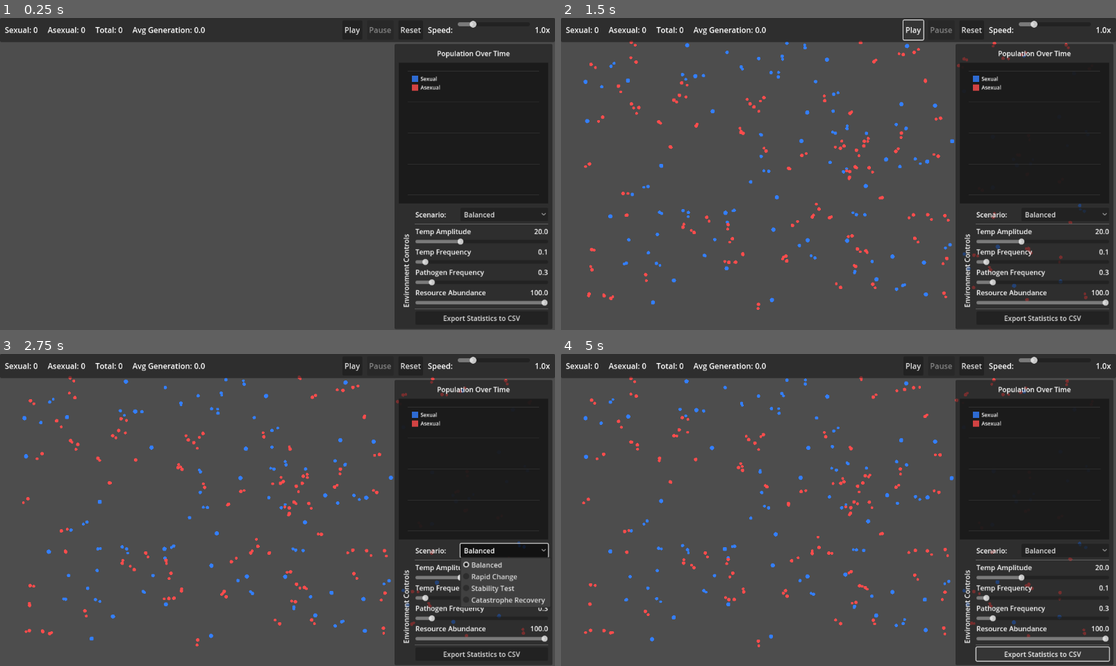
Above: before the commit, frames 1-4 (two rows, left to right).
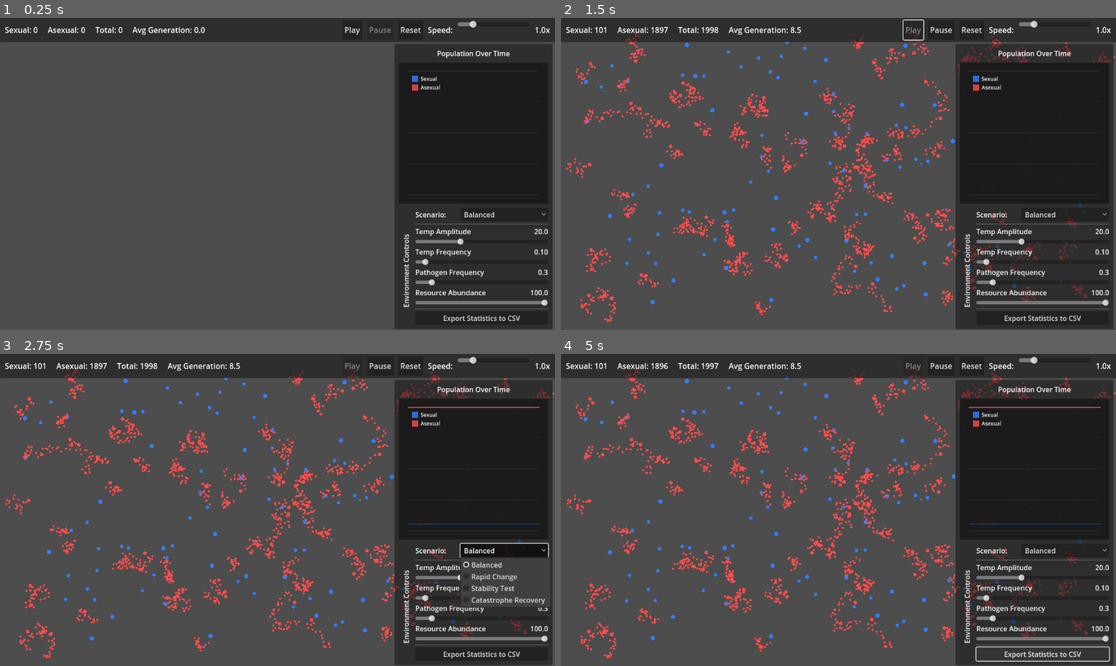
Above: after the commit, the same moments.

Repository: SFMiner/Sexual-Asexual-simulator
Game: Godot game, scene res://scenes/core/main.tscn
Two runs of this game, one before a commit and one after it. Both use one fixed random seed, a clock stepped at 60 frames per second and the inputs below.
Inputs (mouse positions are in pixels of both pictures, inside the frame that each line leads up to):
- Up to frame 1 (0.25 s): no input
- Up to frame 2 (1.5 s): click "Play" at 0.5 s; click (910, 30) at 1.25 s, where only the run before the commit has a clickable "Play"
- Up to frame 3 (2.75 s): click "Balanced" at 2 s
- Up to frame 4 (5 s): click "Export Statistics to CSV" at 2.75 s; click "Balanced" at 3.5 s; click "Export Statistics to CSV" at 4.25 s

The runs differ from the first frame. In frame 1, less than 0.1% of the frame differs, in the area x 96-99%, y 73-76%; in frame 2, 4.9%; in frame 3, 5.2%; in frame 4, 5.7%, in the area x 1-100%, y 2-98%.

Commit message:
added oprgganism view, but it's not working

Diff:
--- a/scenes/core/main.tscn
+++ b/scenes/core/main.tscn
@@ -1,68 +1,11 @@
 [gd_scene load_steps=7 format=3 uid="uid://c5p6vc5p30yl0"]
 
 [ext_resource type="Script" uid="uid://c5ofuugn61yct" path="res://scripts/managers/population_manager.gd" id="1"]
+[ext_resource type="Script" uid="uid://cfa67wekg5ajt" path="res://scripts/core/main.gd" id="1_jvmw0"]
 [ext_resource type="Script" uid="uid://3ql35me6ur6t" path="res://scripts/managers/environment_manager.gd" id="2"]
 [ext_resource type="Script" uid="uid://6nb2rg2tm6jq" path="res://scripts/managers/statistics_collector.gd" id="3"]
 [ext_resource type="Script" uid="uid://ccponkyvrm4pp" path="res://scripts/managers/visual_manager.gd" id="4"]
 [ext_resource type="PackedScene" uid="uid://7u7l6evisnec" path="res://scenes/ui/hud.tscn" id="5"]
-
-[sub_resource type="GDScript" id="main_controller"]
-script/source = "extends Control
-
-# Main scene controller - handles initialization and viewport sizing
-
-@onready var sub_viewport = $SimulationView/SubViewport
-@onready var sim_manager = get_node(\"/root/SimulationManager\")
-
-func _ready():
-	# Initialize managers
-	sim_manager.population_manager = $Managers/PopulationManager
-	sim_manager.environment_manager = $Managers/EnvironmentManager
-	sim_manager.statistics_collector = $Managers/StatisticsCollector
-	sim_manager.visual_manager = $SimulationView/SubViewport/SimulationSpace/VisualManager
-
-	# Setup HUD
-	var hud = $HUD
-	hud.sim_manager = sim_manager
-
-	# Defer viewport sizing until after layout is ready
-	call_deferred(\"_initialize_viewport\")
-
-func _initialize_viewport():
-	# Set initial viewport size to match window
-	_update_viewport_size()
-
-	# Connect to window resize
-	get_viewport().size_changed.connect(_on_window_resized)
-
-	# Start simulation
-	sim_manager.reset_simulation()
-
-func _on_window_resized():
-	_update_viewport_size()
-
-	# Update population manager bounds
-	if sim_manager and sim_manager.population_manager:
-		sim_manager.population_manager.world_bounds = Rect2(Vector2.ZERO, sub_viewport.size)
-
-func _update_viewport_size():
-	if sub_viewport:
-		# Get the actual window size
-		var window_size = get_viewport().get_visible_rect().size
-		sub_viewport.size = Vector2i(int(window_size.x), int(window_size.y))
-
-		print(\"SubViewport resized to: \", sub_viewport.size)
-
-func _process(_delta):
-	# Continuously sync viewport size (fallback in case resize signal doesn't fire)
-	if sub_viewport:
-		var window_size = get_viewport().get_visible_rect().size
-		var target_size = Vector2i(int(window_size.x), int(window_size.y))
-		if sub_viewport.size != target_size:
-			sub_viewport.size = target_size
-			if sim_manager and sim_manager.population_manager:
-				sim_manager.population_manager.world_bounds = Rect2(Vector2.ZERO, window_size)
-"
 
 [node name="Main" type="Control"]
 layout_mode = 3
@@ -71,7 +14,7 @@
 anchor_bottom = 1.0
 grow_horizontal = 2
 grow_vertical = 2
-script = SubResource("main_controller")
+script = ExtResource("1_jvmw0")
 
 [node name="Background" type="ColorRect" parent="."]
 layout_mode = 1
--- a/scenes/ui/hud.tscn
+++ b/scenes/ui/hud.tscn
@@ -1,8 +1,9 @@
-[gd_scene load_steps=4 format=3 uid="uid://7u7l6evisnec"]
+[gd_scene load_steps=5 format=3 uid="uid://7u7l6evisnec"]
 
 [ext_resource type="Script" uid="uid://vooqryllo1p4" path="res://scripts/ui/hud_controller.gd" id="1"]
 [ext_resource type="Script" uid="uid://dalg30jfifpht" path="res://scripts/ui/graph_renderer.gd" id="2"]
 [ext_resource type="Script" uid="uid://dqf2n0tynjh4n" path="res://scripts/ui/control_panel.gd" id="3"]
+[ext_resource type="Script" uid="uid://djtdbkx847c4t" path="res://scripts/utils/organism_inspector.gd" id="4_8qguk"]
 
 [node name="HUD" type="CanvasLayer"]
 script = ExtResource("1")
@@ -242,6 +243,60 @@
 layout_mode = 2
 text = "Export Statistics to CSV"
 
+[node name="OrganismInspector" type="ScrollContainer" parent="RightPanel/MarginContainer/VBoxContainer"]
+visible = false
+custom_minimum_size = Vector2(0, 300)
+layout_mode = 2
+size_flags_vertical = 3
+
+[node name="InspectorContent" type="VBoxContainer" parent="RightPanel/MarginContainer/VBoxContainer/OrganismInspector"]
+layout_mode = 2
+size_flags_horizontal = 3
+theme_override_constants/separation = 10
+script = ExtResource("4_8qguk")
+
+[node name="TitleLabel" type="Label" parent="RightPanel/MarginContainer/VBoxContainer/OrganismInspector/InspectorContent"]
+layout_mode = 2
+theme_override_font_sizes/font_size = 16
+text = "No Organism Selected"
+horizontal_alignment = 1
+
+[node name="TypeLabel" type="Label" parent="RightPanel/MarginContainer/VBoxContainer/OrganismInspector/InspectorContent"]
+layout_mode = 2
+text = "Click an organism to inspect"
+horizontal_alignment = 1
+
+[node name="HSeparator" type="HSeparator" parent="RightPanel/MarginContainer/VBoxContainer/OrganismInspector/InspectorContent"]
+layout_mode = 2
+
+[node name="StatsLabel" type="Label" parent="RightPanel/MarginContainer/VBoxContainer/OrganismInspector/InspectorContent"]
+layout_mode = 2
+text = "Statistics"
+horizontal_alignment = 1
+
+[node name="StatsContainer" type="VBoxContainer" parent="RightPanel/MarginContainer/VBoxContainer/OrganismInspector/InspectorContent"]
+layout_mode = 2
+theme_override_constants/separation = 5
+
+[node name="HSeparator2" type="HSeparator" parent="RightPanel/MarginContainer/VBoxContainer/OrganismInspector/InspectorContent"]
+layout_mode = 2
+
+[node name="TraitsLabel" type="Label" parent="RightPanel/MarginContainer/VBoxContainer/OrganismInspector/InspectorContent"]
+layout_mode = 2
+text = "Genetic Traits"
+horizontal_alignment = 1
+
+[node name="TraitsContainer" type="VBoxContainer" parent="RightPanel/MarginContainer/VBoxContainer/OrganismInspector/InspectorContent"]
+layout_mode = 2
+theme_override_constants/separation = 8
+
+[node name="HSeparator3" type="HSeparator" parent="RightPanel/MarginContainer/VBoxContainer/OrganismInspector/InspectorContent"]
+layout_mode = 2
+
+[node name="CloseButton" type="Button" parent="RightPanel/MarginContainer/VBoxContainer/OrganismInspector/InspectorContent"]
+layout_mode = 2
+text = "Close Inspector"
+
 [connection signal="pressed" from="TopPanel/MarginContainer/HBoxContainer/Controls/PlayButton" to="." method="_on_play_pressed"]
 [connection signal="pressed" from="TopPanel/MarginContainer/HBoxContainer/Controls/PauseButton" to="." method="_on_pause_pressed"]
 [connection signal="pressed" from="TopPanel/MarginContainer/HBoxContainer/Controls/ResetButton" to="." method="_on_reset_pressed"]
@@ -252,3 +307,4 @@
 [connection signal="value_changed" from="RightPanel/MarginContainer/VBoxContainer/HBoxContainer/ControlPanel/PathogenFreq/Slider" to="RightPanel/MarginContainer/VBoxContainer/HBoxContainer/ControlPanel" method="_on_pathogen_freq_changed"]
 [connection signal="value_changed" from="RightPanel/MarginContainer/VBoxContainer/HBoxContainer/ControlPanel/ResourceLevel/Slider" to="RightPanel/MarginContainer/VBoxContainer/HBoxContainer/ControlPanel" method="_on_resource_changed"]
 [connection signal="pressed" from="RightPanel/MarginContainer/VBoxContainer/HBoxContainer/ControlPanel/ExportButton" to="." method="_on_export_pressed"]
+[connection signal="pressed" from="RightPanel/MarginContainer/VBoxContainer/OrganismInspector/InspectorContent/CloseButton" to="." method="_on_inspector_closed"]
--- /dev/null
+++ b/scripts/core/main.gd
@@ -0,0 +1,57 @@
+extends Control
+
+# Main scene controller - handles initialization and viewport sizing
+
+@onready var sub_viewport = $SimulationView/SubViewport
+@onready var sim_manager = SimulationManager
+
+func _ready():
+	# Initialize managers
+	sim_manager.population_manager = $Managers/PopulationManager
+	sim_manager.environment_manager = $Managers/EnvironmentManager
+	sim_manager.statistics_collector = $Managers/StatisticsCollector
+	sim_manager.visual_manager = $SimulationView/SubViewport/SimulationSpace/VisualManager
+
+	# Setup HUD
+	var hud = $HUD
+	hud.sim_manager = sim_manager
+
+	# Defer viewport sizing until after layout is ready
+	sim_manager.visual_manager.organism_clicked.connect(hud.show_organism_details)
+
+	call_deferred("_initialize_viewport")
+
+func _initialize_viewport():
+	# Set initial viewport size to match window
+	_update_viewport_size()
+
+	# Connect to window resize
+	get_viewport().size_changed.connect(_on_window_resized)
+
+	# Start simulation
+	sim_manager.reset_simulation()
+
+func _on_window_resized():
+	_update_viewport_size()
+
+	# Update population manager bounds
+	if sim_manager and sim_manager.population_manager:
+		sim_manager.population_manager.world_bounds = Rect2(Vector2.ZERO, sub_viewport.size)
+
+func _update_viewport_size():
+	if sub_viewport:
+		# Get the actual window size
+		var window_size = get_viewport().get_visible_rect().size
+		sub_viewport.size = Vector2i(int(window_size.x), int(window_size.y))
+
+		print("SubViewport resized to: ", sub_viewport.size)
+
+func _process(_delta):
+	# Continuously sync viewport size (fallback in case resize signal doesn't fire)
+	if sub_viewport:
+		var window_size = get_viewport().get_visible_rect().size
+		var target_size = Vector2i(int(window_size.x), int(window_size.y))
+		if sub_viewport.size != target_size:
+			sub_viewport.size = target_size
+			if sim_manager and sim_manager.population_manager:
+				sim_manager.population_manager.world_bounds = Rect2(Vector2.ZERO, window_size)
--- a/scripts/managers/population_manager.gd
+++ b/scripts/managers/population_manager.gd
@@ -32,9 +32,15 @@
 
 	var spawn_area = world_bounds.size
 
+	# Get current environment to spawn adapted organisms
+	var sim_manager = get_node("/root/SimulationManager")
+	var current_env = sim_manager.environment_manager.get_conditions()
+
 	# Spawn sexual organisms
 	for i in sexual_count:
 		var org = OrganismData.new(true)
+		# Initialize with traits adapted to current environment
+		initialize_adapted_organism(org, current_env)
 		org.position = rand_position_organism()
 		org.energy = 100.0
 		org.is_alive = true
@@ -45,6 +51,8 @@
 	# Spawn asexual organisms
 	for i in asexual_count:
 		var org = OrganismData.new(false)
+		# Initialize with traits adapted to current environment
+		initialize_adapted_organism(org, current_env)
 		org.position = rand_position_organism()
 		org.energy = 100.0
 		org.is_alive = true
@@ -54,6 +62,20 @@
 
 	print("Spawned ", organisms.size(), " organisms")
 
+func initialize_adapted_organism(org: OrganismData, environment: Dictionary):
+	# Start with random traits
+	Genetics.initialize_random_traits(org)
+
+	# Bias temperature tolerance toward current temperature
+	var current_temp = environment.temperature
+	org.temperature_tolerance = randf_range(current_temp - 15.0, current_temp + 15.0)
+	org.temperature_tolerance = clamp(org.temperature_tolerance, 0.0, 100.0)
+
+	# Give decent starting values for other important traits
+	org.pathogen_resistance = randf_range(40.0, 70.0)
+	org.resource_efficiency = randf_range(40.0, 70.0)
+	org.mobility = randf_range(40.0, 70.0)
+
 func rand_position_organism():
 		var spawn_area = world_bounds.size
 		var rand_pos_x = randf_range(50, spawn_area.x - 50)
@@ -75,13 +97,20 @@
 		if not org.is_alive:
 			continue
 
+
 		# Age and energy
 		org.age += delta
-		org.energy -= delta * 2.0  # Base metabolism
+		org.energy -= delta * 1.0  # Reduced from 2.0 - less harsh metabolism
 
 		# Fitness check
 		var fitness = org.calculate_fitness(environment)
-		if fitness < 0.3 or org.energy <= 0:
+
+		# Energy recovery based on fitness and resources (BEFORE death check)
+		var energy_gain = fitness * (environment.resource_abundance / 100.0) * delta * 3.0
+		org.energy = min(org.energy + energy_gain, 100.0)
+
+		# Death check - more lenient thresholds
+		if fitness < 0.2 or org.energy <= 0:
 			kill_organism(org, idx)
 			continue
 
--- a/scripts/managers/visual_manager.gd
+++ b/scripts/managers/visual_manager.gd
@@ -2,12 +2,41 @@
 extends Node2D
 
 # Handles all organism rendering using MultiMeshInstance2D
+
+signal organism_clicked(organism: OrganismData)
 
 var sexual_multimesh: MultiMeshInstance2D
 var asexual_multimesh: MultiMeshInstance2D
 
 var sexual_color = Color(0.2, 0.5, 1.0)  # Blue
 var asexual_color = Color(1.0, 0.3, 0.3)  # Red
+
+var current_population_manager: PopulationManager  # Store reference for click detection
+
+var population_manager: PopulationManager
+
+func _input(event):
+	if event is InputEventMouseButton and event.pressed and event.button_index == MOUSE_BUTTON_LEFT:
+		if not population_manager:
+			return
+
+		var click_pos = get_local_mouse_position()
+		var closest_org = null
+		var min_dist_sq = 100.0 # Max click distance (squared)
+
+		for org in population_manager.organisms:
+			if not org.is_alive:
+				continue
+
+			var dist_sq = org.position.distance_squared_to(click_pos)
+			var radius = 3.0 * remap(org.energy, 0, 100, 0.5, 1.5) # Base radius * scale
+
+			if dist_sq < radius * radius and dist_sq < min_dist_sq:
+				closest_org = org
+				min_dist_sq = dist_sq
+
+		if closest_org:
+			organism_clicked.emit(closest_org)
 
 
 func _ready():
@@ -70,7 +99,8 @@
 	mesh.add_surface_from_arrays(Mesh.PRIMITIVE_TRIANGLES, arrays)
 	return mesh
 
-func update_visuals(population_manager: PopulationManager):
+func update_visuals(p_manager: PopulationManager):
+	self.population_manager = p_manager
 	var sexual_count = 0
 	var asexual_count = 0
 
@@ -91,14 +121,6 @@
 			Vector2(0, scale_factor),      # Y basis vector (scaled)
 			org.position                    # Origin (stays at organism position)
 		)
-		# Scale based on energy
-
-		# Debug first organism only
-#		if org.id == 0 and Engine.get_process_frames() % 60 == 0:
-#			print("Org 0 - Pos: ", org.position, " Origin before: ", transform.origin)
-
-#		if org.id == 0 and Engine.get_process_frames() % 60 == 0:
-#			print("After scale - Origin: ", transform.origin, " Scale: ", scale_factor)
 
 		if org.is_sexual:
 			sexual_transforms.append(transform)
--- a/scripts/ui/hud_controller.gd
+++ b/scripts/ui/hud_controller.gd
@@ -8,6 +8,7 @@
 
 @onready var graph_renderer = $RightPanel/MarginContainer/VBoxContainer/GraphRenderer
 @onready var control_panel = $RightPanel/MarginContainer/VBoxContainer/HBoxContainer/ControlPanel
+@onready var organism_inspector = $RightPanel/MarginContainer/VBoxContainer/OrganismInspector/InspectorContent
 
 @onready var play_button = $TopPanel/MarginContainer/HBoxContainer/Controls/PlayButton
 @onready var pause_button = $TopPanel/MarginContainer/HBoxContainer/Controls/PauseButton
@@ -15,7 +16,17 @@
 @onready var speed_slider = $TopPanel/MarginContainer/HBoxContainer/Controls/SpeedSlider
 @onready var speed_value = $TopPanel/MarginContainer/HBoxContainer/Controls/SpeedValue
 
-var sim_manager: SimulationManager
+@onready var graph_button = $RightPanel/MarginContainer/VBoxContainer/ViewToggle/GraphButton
+@onready var inspector_button = $RightPanel/MarginContainer/VBoxContainer/ViewToggle/InspectorButton
+
+var sim_manager: SimulationManager:
+	set(value):
+		sim_manager = value
+		if is_node_ready():
+			setup_connections()
+
+var selected_organism: OrganismData = null
+var inspector_update_timer: float = 0.0
 
 func _ready():
 	if sim_manager:
@@ -26,6 +37,14 @@
 	sim_manager.simulation_state_changed.connect(_on_state_changed)
 
 	control_panel.connect_to_environment(sim_manager.environment_manager)
+
+func show_graph_view():
+	graph_renderer.show()
+	organism_inspector.get_parent().hide()
+
+func show_organism_details(organism):
+	if organism_inspector:
+		organism_inspector.show_organism(organism)
 
 func _on_play_pressed():
 	sim_manager.start_simulation()
@@ -69,3 +88,12 @@
 
 	print("All data exported successfully!")
 	print("Files saved to: " + ProjectSettings.globalize_path("user://"))
+
+func _on_inspector_closed():
+	# Clear selected organism
+	selected_organism = null
+
+	# Switch back to graph view
+	graph_button.button_pressed = true
+	inspector_button.button_pressed = false
+	show_graph_view()
--- /dev/null
+++ b/scripts/utils/organism_inspector.gd
@@ -0,0 +1,116 @@
+class_name OrganismInspector
+extends VBoxContainer
+
+# Displays detailed information about a selected organism
+
+var selected_organism: OrganismData = null
+
+@onready var title_label = $TitleLabel
+@onready var type_label = $TypeLabel
+@onready var stats_container = $StatsContainer
+@onready var traits_container = $TraitsContainer
+@onready var close_button = $CloseButton
+
+func _ready():
+	close_button.pressed.connect(_on_close_pressed)
+	hide()
+
+func show_organism(organism: OrganismData):
+	if not organism or not organism.is_alive:
+		hide()
+		return
+
+	selected_organism = organism
+
+	# Title
+	title_label.text = "Organism #%d" % organism.id
+
+	# Type and basic stats
+	var type_text = "Sexual" if organism.is_sexual else "Asexual"
+	var type_color = Color(0.2, 0.5, 1.0) if organism.is_sexual else Color(1.0, 0.3, 0.3)
+	type_label.text = type_text
+	type_label.add_theme_color_override("font_color", type_color)
+
+	# Clear previous stats
+	for child in stats_container.get_children():
+		child.queue_free()
+
+	# Basic stats
+	add_stat_label(stats_container, "Generation", str(organism.generation))
+	add_stat_label(stats_container, "Age", "%.1fs" % organism.age)
+	add_stat_label(stats_container, "Energy", "%.1f" % organism.energy)
+	add_stat_label(stats_container, "Position", "%.0f, %.0f" % [organism.position.x, organism.position.y])
+
+	# Add separator
+	var separator = HSeparator.new()
+	stats_container.add_child(separator)
+
+	# Clear previous traits
+	for child in traits_container.get_children():
+		child.queue_free()
+
+	# Traits with bars
+	add_trait_bar(traits_container, "Temperature Tolerance", organism.temperature_tolerance)
+	add_trait_bar(traits_container, "Pathogen Resistance", organism.pathogen_resistance)
+	add_trait_bar(traits_container, "Resource Efficiency", organism.resource_efficiency)
+	add_trait_bar(traits_container, "Mobility", organism.mobility)
+	add_trait_bar(traits_container, "Reproduction Speed", organism.reproduction_speed)
+	if not organism.is_sexual:
+		add_trait_bar(traits_container, "Mutation Rate", organism.mutation_rate)
+
+	show()
+
+func add_stat_label(container: Container, label: String, value: String):
+	var hbox = HBoxContainer.new()
+
+	var label_node = Label.new()
+	label_node.text = label + ":"
+	label_node.size_flags_horizontal = Control.SIZE_EXPAND_FILL
+	hbox.add_child(label_node)
+
+	var value_node = Label.new()
+	value_node.text = value
+	value_node.horizontal_alignment = HORIZONTAL_ALIGNMENT_RIGHT
+	hbox.add_child(value_node)
+
+	container.add_child(hbox)
+
+func add_trait_bar(container: Container, trait_name: String, value: float):
+	var vbox = VBoxContainer.new()
+	vbox.add_theme_constant_override("separation", 2)
+
+	# Label with value
+	var hbox = HBoxContainer.new()
+	var label = Label.new()
+	label.text = trait_name
+	label.size_flags_horizontal = Control.SIZE_EXPAND_FILL
+	hbox.add_child(label)
+
+	var value_label = Label.new()
+	value_label.text = "%.1f" % value
+	value_label.horizontal_alignment = HORIZONTAL_ALIGNMENT_RIGHT
+	hbox.add_child(value_label)
+
+	vbox.add_child(hbox)
+
+	# Progress bar
+	var progress = ProgressBar.new()
+	progress.min_value = 0
+	progress.max_value = 100
+	progress.value = value
+	progress.show_percentage = false
+	progress.custom_minimum_size = Vector2(0, 20)
+	vbox.add_child(progress)
+
+	container.add_child(vbox)
+
+func _on_close_pressed():
+	hide()
+	selected_organism = null
+
+func _process(_delta):
+	# Update stats in real-time if organism is selected
+	if selected_organism and is_visible() and selected_organism.is_alive:
+		show_organism(selected_organism)
+	elif selected_organism and not selected_organism.is_alive:
+		hide()
Not shown, added: scripts/core/main.gd.uid
Not shown, added: scripts/utils/organism_inspector.gd.uid
Not shown, added: scenes/core/main.tscn143700388953.tmp
